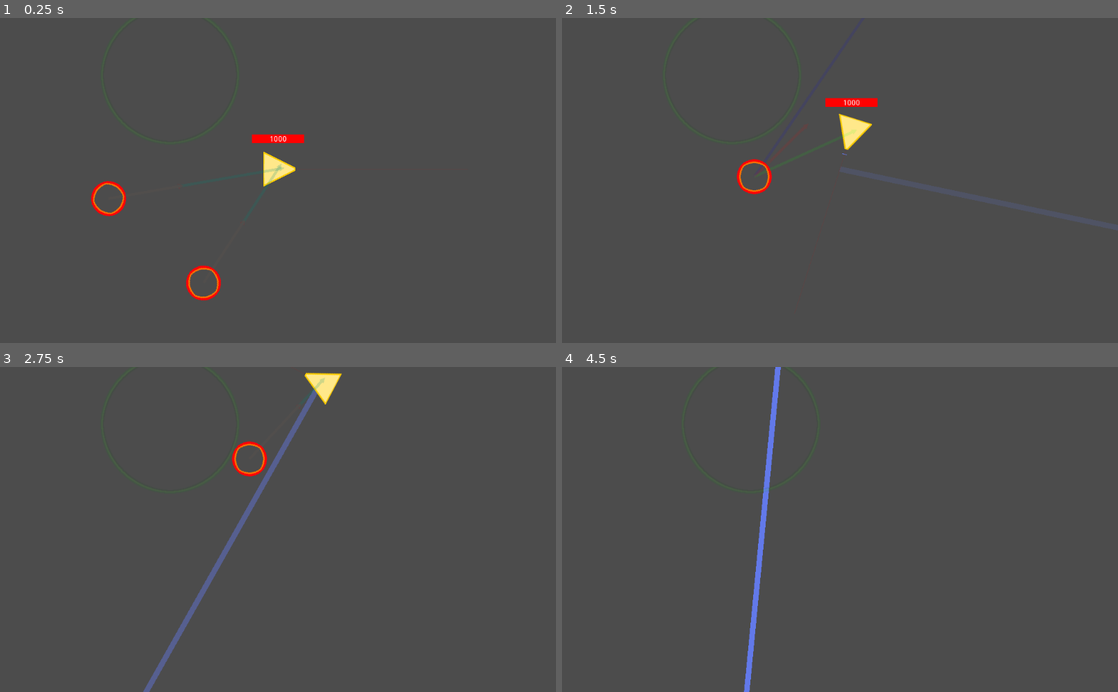
Above: before the commit, frames 1-4 (two rows, left to right).
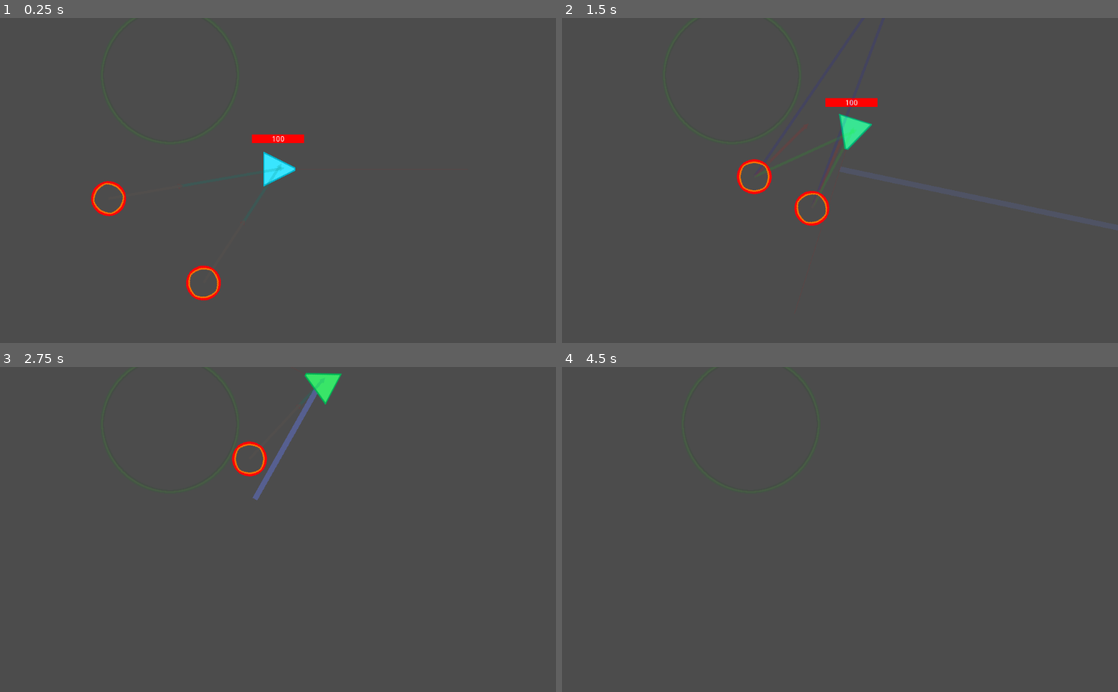
Above: after the commit, the same moments.

Repository: concernedsyndicate/AI
Game: Godot game, scene res://MainScene.tscn
Two runs of this game, one before a commit and one after it. Both use one fixed random seed, a clock stepped at 60 frames per second and the inputs below.
Inputs:
- Up to frame 1 (0.25 s): no input
- Up to frame 2 (1.5 s): hold Right (right) 0.53-1.28 s; tap Space (shoot) at 0.6, 1.35 s; hold S (down) from 1.28 s (still down)
- Up to frame 3 (2.75 s): release S (down) at 2.03 s; hold Right (right) from 2.03 s (still down); tap Space (shoot) at 2.1 s
- Up to frame 4 (4.5 s): release Right (right) at 2.78 s; hold Up (up) 2.78-3.53 s; tap Space (shoot) at 2.85, 3.6, 4.35 s; hold Left (left) from 3.53 s (still down)

The runs differ from the first frame. In frame 1, 0.4% of the frame differs, in the area x 47-54%, y 36-52%; in frame 2, 0.6%; in frame 3, 1.1%; in frame 4, 1.1%, in the area x 32-40%, y 0-100%.

Commit message:
Improved shooting

Diff:
--- a/MainScene.tscn
+++ b/MainScene.tscn
@@ -17,11 +17,11 @@
 
 [node name="Monster" parent="." instance=ExtResource( 3 )]
 position = Vector2( 233.992, 338.938 )
-_sections_unfolded = [ "Transform" ]
+_sections_unfolded = [ "Collision", "Transform" ]
 
 [node name="Monster2" parent="." instance=ExtResource( 3 )]
 position = Vector2( 423.012, 516.503 )
-_sections_unfolded = [ "Transform" ]
+_sections_unfolded = [ "Collision", "Transform" ]
 
 [node name="Obstacle" parent="." instance=ExtResource( 4 )]
 position = Vector2( 379.234, 105.524 )
--- a/Nodes/Player.tscn
+++ b/Nodes/Player.tscn
@@ -95,7 +95,7 @@
 mouse_default_cursor_shape = 0
 size_flags_horizontal = 1
 size_flags_vertical = 4
-text = "1000"
+text = "100"
 align = 1
 valign = 2
 percent_visible = 1.0
@@ -119,17 +119,17 @@
 size_flags_horizontal = 1
 size_flags_vertical = 1
 min_value = 0.0
-max_value = 1000.0
+max_value = 100.0
 step = 1.0
 page = 0.0
-value = 1000.0
+value = 100.0
 exp_edit = false
 rounded = false
 allow_greater = false
 allow_lesser = false
 texture_under = SubResource( 3 )
 texture_over = null
-texture_progress = SubResource( 6 )
+texture_progress = SubResource( 5 )
 tint_under = Color( 1, 1, 1, 1 )
 tint_over = Color( 1, 1, 1, 1 )
 tint_progress = Color( 1, 1, 1, 1 )
--- a/Scripts/Player.gd
+++ b/Scripts/Player.gd
@@ -1,9 +1,14 @@
 extends KinematicBody2D
+
+onready var ray = $Railcast
+
+const RAIL_COOLDOWN = 1.5
 
 export (int) var speed
 export (float) var rotation_speed
 
-var health = 1000 setget set_health
+var health = 100 setget set_health
+var cooldown = 0
 
 var velocity = Vector2()
 var rotation_dir = 0
@@ -11,26 +16,31 @@
 func _process(delta):
 	process_move(delta)
 	process_attack(delta)
+	$UI.rotation = -rotation
 
 func process_move(delta):
 	velocity = Vector2(speed * (int(Input.is_action_pressed("up")) - int(Input.is_action_pressed("down"))), 0).rotated(rotation)
 	rotation_dir = int(Input.is_action_pressed("right")) - int(Input.is_action_pressed("left"))
 
 	rotation += rotation_dir * rotation_speed * delta
-	$UI.rotation = -rotation
 
 	move_and_slide(velocity)
 
 func process_attack(delta):
-	if Input.is_action_just_pressed("shoot"):
+	cooldown -= delta
+	$Sprite.modulate.b = 1 - clamp(cooldown, 0, RAIL_COOLDOWN) / RAIL_COOLDOWN
+
+	if Input.is_action_just_pressed("shoot") and cooldown <= 0:
+		cooldown = RAIL_COOLDOWN
+
 		var bullet = preload("res://Nodes/RailgunBullet.tscn").instance()
 		get_parent().add_child(bullet)
 		bullet.position = position
 		bullet.rotation = rotation
 
-		if $Railcast.is_colliding():
-			$Railcast.get_collider().queue_free()
-			bullet.line.points[1].x = 1
+		if ray.is_colliding():
+			ray.get_collider().queue_free()
+			bullet.line.points[1].x = (global_position - ray.get_collision_point()).length()
 
 func _draw():
 	draw_line(Vector2(0,0), Vector2(speed, 0).rotated(rotation), Color(1, 0, 0, 0.1), 1)
Not shown: 2 places in Nodes/Player.tscn that only renumber resources
Binary file changed: Sprites/Player.png
